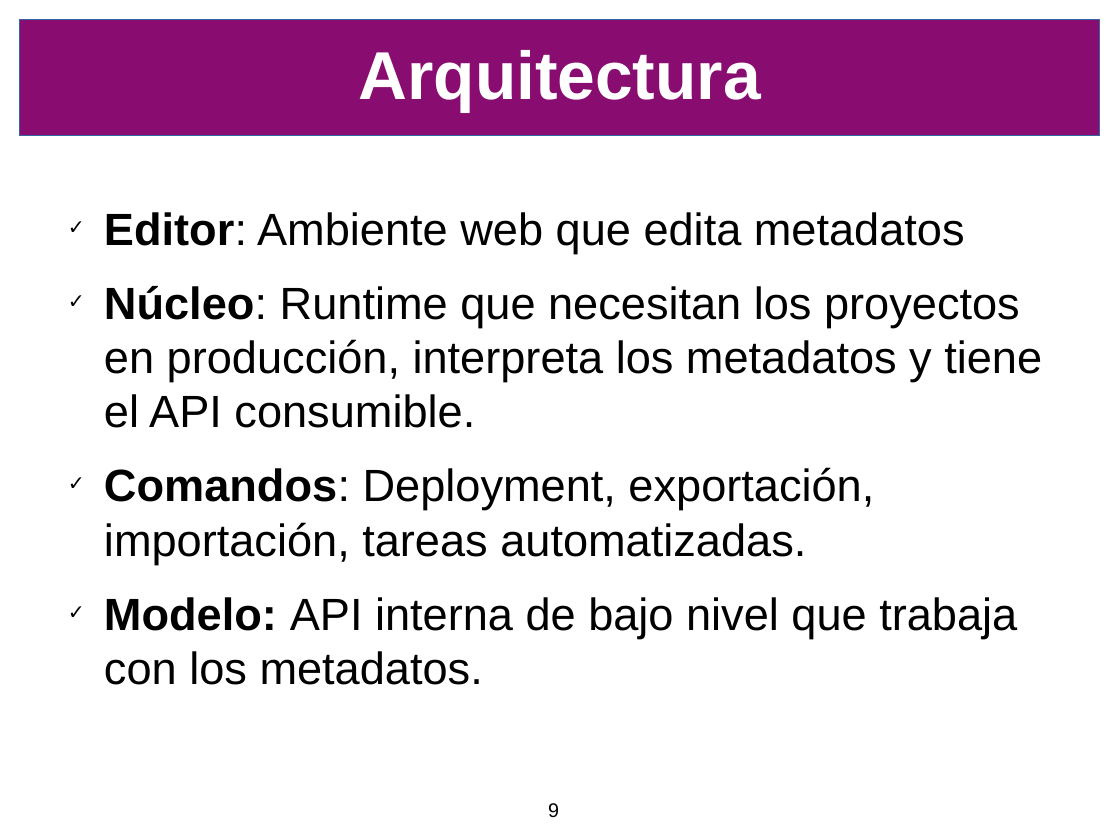
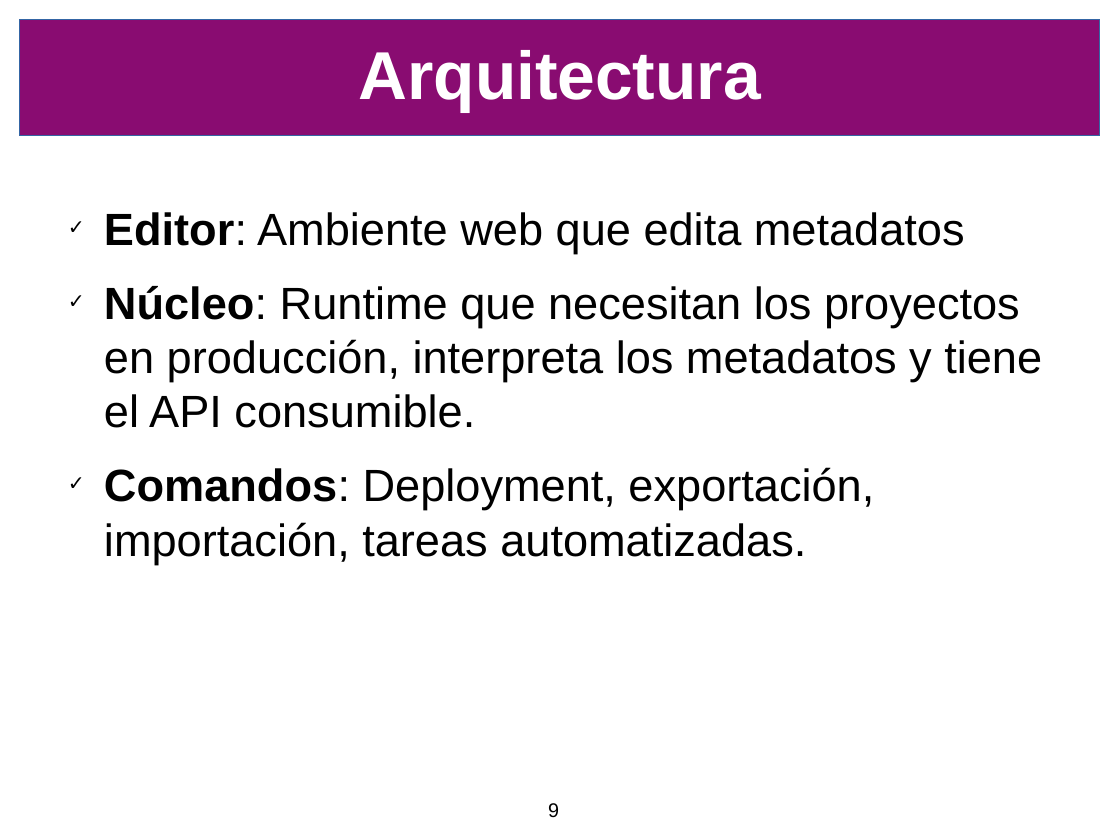
Before and after one commit to SIU-Toba/framework, a slide deck: slide 9 of doc/presentacion/CafeConf2006.odp. Drawn at 1120x840 pixels with LibreOffice and Linux fonts; fonts in the diff are those of the drawing; background and template pictures are left out. Boxes give left, top, right and bottom in pixels: in the first picture for what was removed or moved away, otherwise in the second. Text is boxed around its words. In the diff, an @@ line names an element or a change of style, - is before the commit and + after.

```diff
--- a/doc/presentacion/CafeConf2006.odp
+++ b/doc/presentacion/CafeConf2006.odp
@@ text at [104, 597, 1017, 685]: paragraph removed @@
-✓ Modelo: API interna de bajo nivel que trabaja con los metadatos.
```
Also in this commit, not shown: 7 other slides changed, 2 other files.
